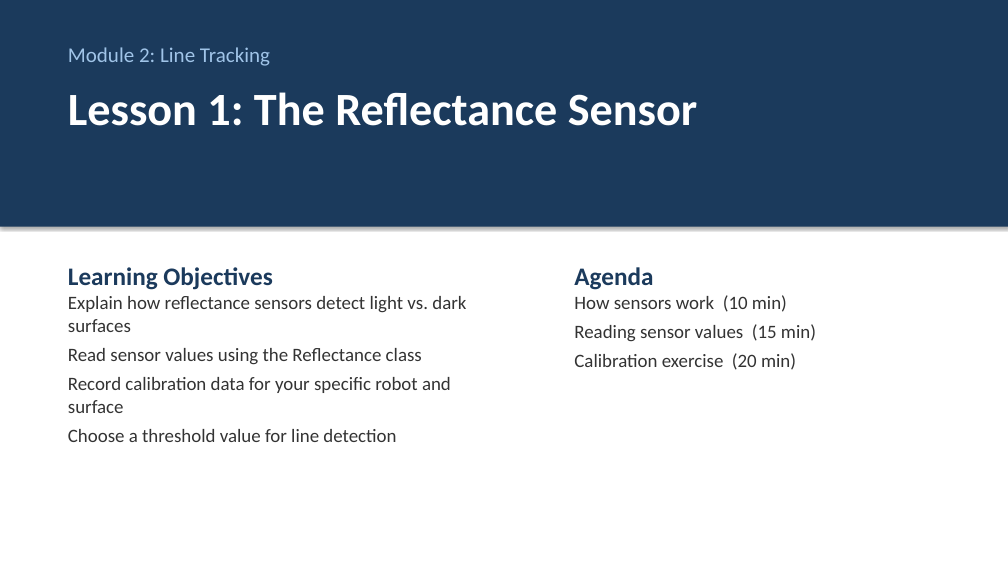
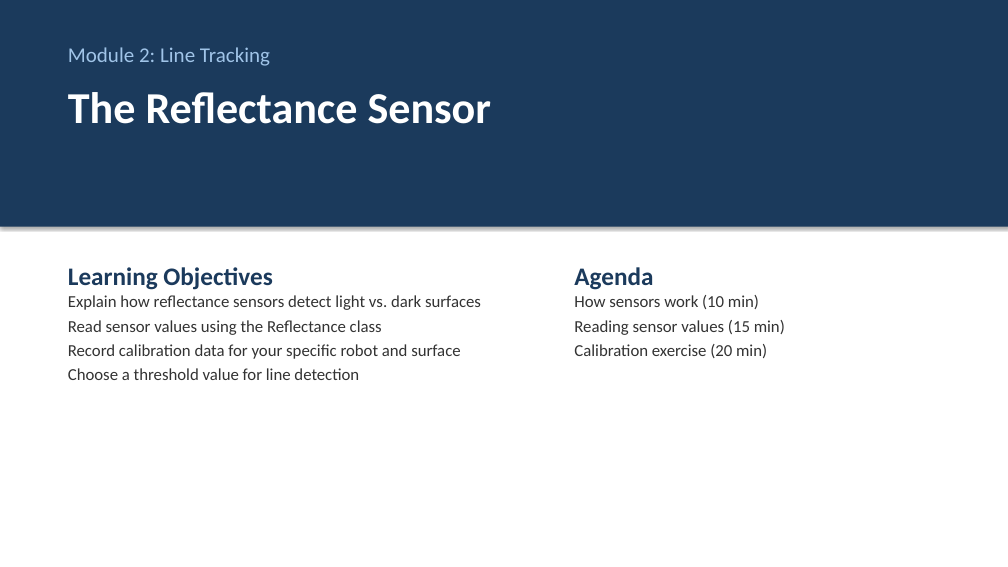
Before and after one commit to bradamiller/IntoToPython, a slide deck: slide 1 of module-02-line-tracking/slides/01-the-reflectance-sensor.pptx. Drawn at 1008x567 pixels with LibreOffice and Linux fonts; fonts in the diff are those of the drawing. Boxes give left, top, right and bottom in pixels: in the first picture for what was removed or moved away, otherwise in the second. Text is boxed around its words. In the diff, an @@ line names an element or a change of style, - is before the commit and + after.

Commit message:
Continue to fill out class with more generated content

```diff
--- a/module-02-line-tracking/slides/01-the-reflectance-sensor.pptx
+++ b/module-02-line-tracking/slides/01-the-reflectance-sensor.pptx
@@ text at box(68, 92, 492, 124): text changed; size 44 to 42 pt @@
-Lesson 1: The Reflectance Sensor
+The Reflectance Sensor
@@ text at box(68, 295, 481, 380): size 18 to 16 pt; less space between paragraphs @@
@@ text at box(574, 295, 785, 358): size 18 to 16 pt; less space between paragraphs @@
```
Also in this commit, not shown: 9 other slides changed, 40 other files.
